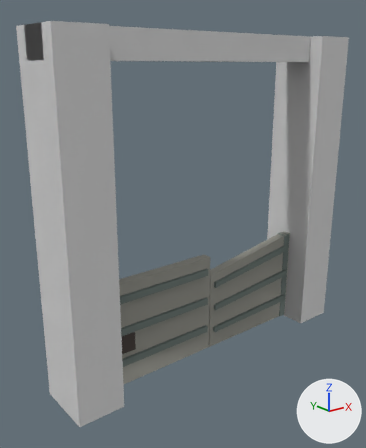
What one commit did to the FBX model entregas/teo-modelado/puerta-via/SM_PuertaVia_v4_Blindada_e1_Danado_LOD0.fbx.
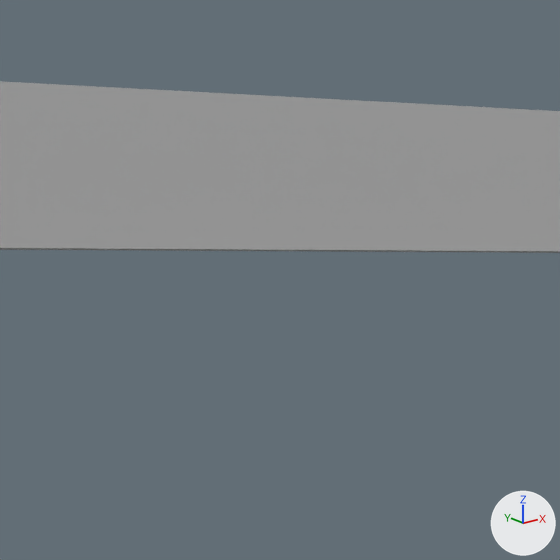
Old and new are each drawn whole from a 50 mm lens placed at (-6.57, -7.4, 5.93), pointed at (-0.47, 0.23, 2.88) and again close up on the part from 41% to 71% of the width and 3% to 27% of the height. Lighting does not change. The marker at lower right points along +X, +Y and +Z. The first two pictures are the older version. Where no turn or scale is listed for an object, it has been applied to the vertices.

Objects in the first close-up: 'SM_puerta_via_v17_LOD0'.
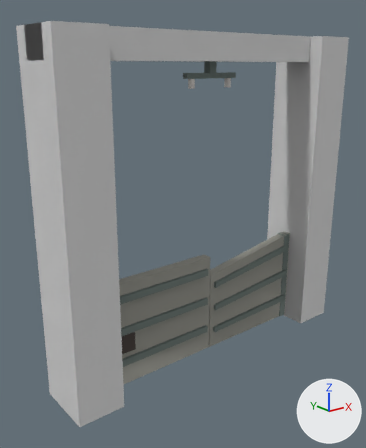
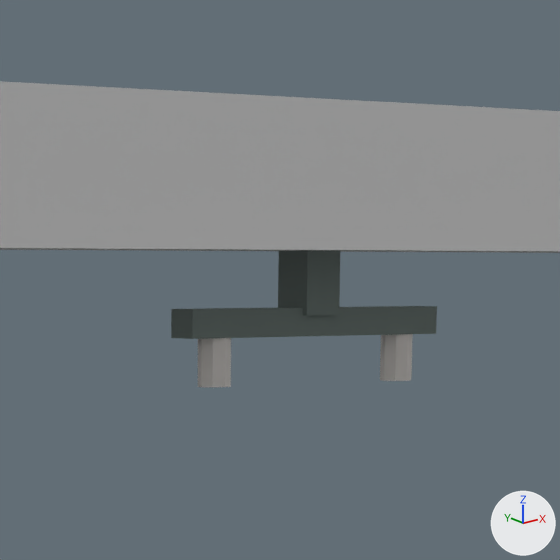
What changed in the scene script:
```text
Change me_sm_puerta_via_v17_lod0_001:
    used by ob_sm_puerta_via_v17_lod0; location = (0.0, 0.0, 0.0)
    remove me_sm_puerta_via_v17_lod0_001.from_pydata(...)  # 24 vertices, 18 faces; spans x -3.4..3.4, y -0.6..0.6, z 0.0..6.5
    add me_sm_puerta_via_v17_lod0_001.from_pydata(...)  # 72 vertices, 70 faces; spans x -3.4..3.4, y -0.6..0.6, z 0.0..6.5
    me_sm_puerta_via_v17_lod0_001 part 1: a new loose piece, a box spanning x -0.08..0.08, y -0.08..0.08, z 5.78..6.03, in mat_mat_paleta32 (picture img_t_paleta32_png)
    me_sm_puerta_via_v17_lod0_001 part 2: a new loose piece, a box spanning x -0.6..0.6, y -0.06..0.06, z 5.7..5.8, in mat_mat_paleta32 (picture img_t_paleta32_png)
    me_sm_puerta_via_v17_lod0_001 part 3: a new loose piece, an 8-sided cylinder along z spanning x -0.51..-0.39, y -0.06..0.06, z 5.53..5.71, in mat_mat_paleta32 (picture img_t_paleta32_png)
    me_sm_puerta_via_v17_lod0_001 part 4: a new loose piece, an 8-sided cylinder along z spanning x 0.39..0.51, y -0.06..0.06, z 5.53..5.71, in mat_mat_paleta32 (picture img_t_paleta32_png)
```

Where the change shows, as pixel boxes (x1, y1, x2, y2) in the close-ups (560 x 560 px):
'SM_puerta_via_v17_LOD0', reshaped: before (0, 81, 560, 253); after (0, 81, 560, 387)
part 1 of me_sm_puerta_via_v17_lod0_001, added: after (278, 250, 340, 315)
part 2 of me_sm_puerta_via_v17_lod0_001, added: after (171, 306, 437, 339)
part 3 of me_sm_puerta_via_v17_lod0_001, added: after (198, 338, 231, 387)
part 4 of me_sm_puerta_via_v17_lod0_001, added: after (380, 334, 413, 381)
